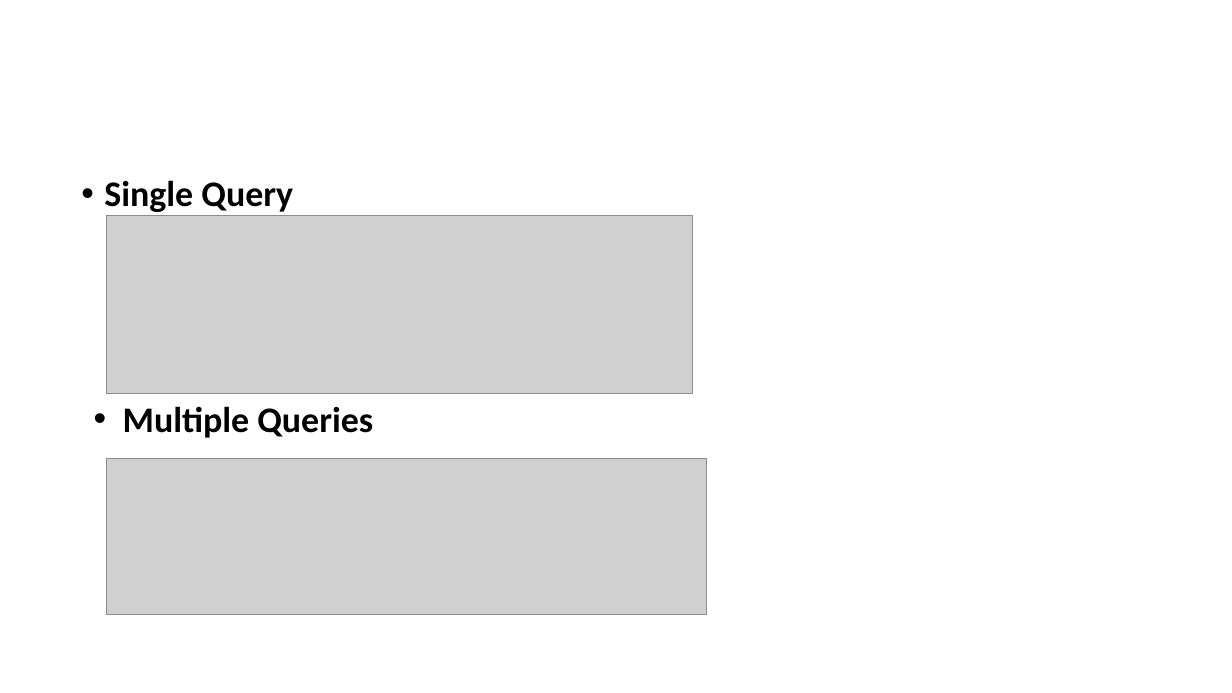
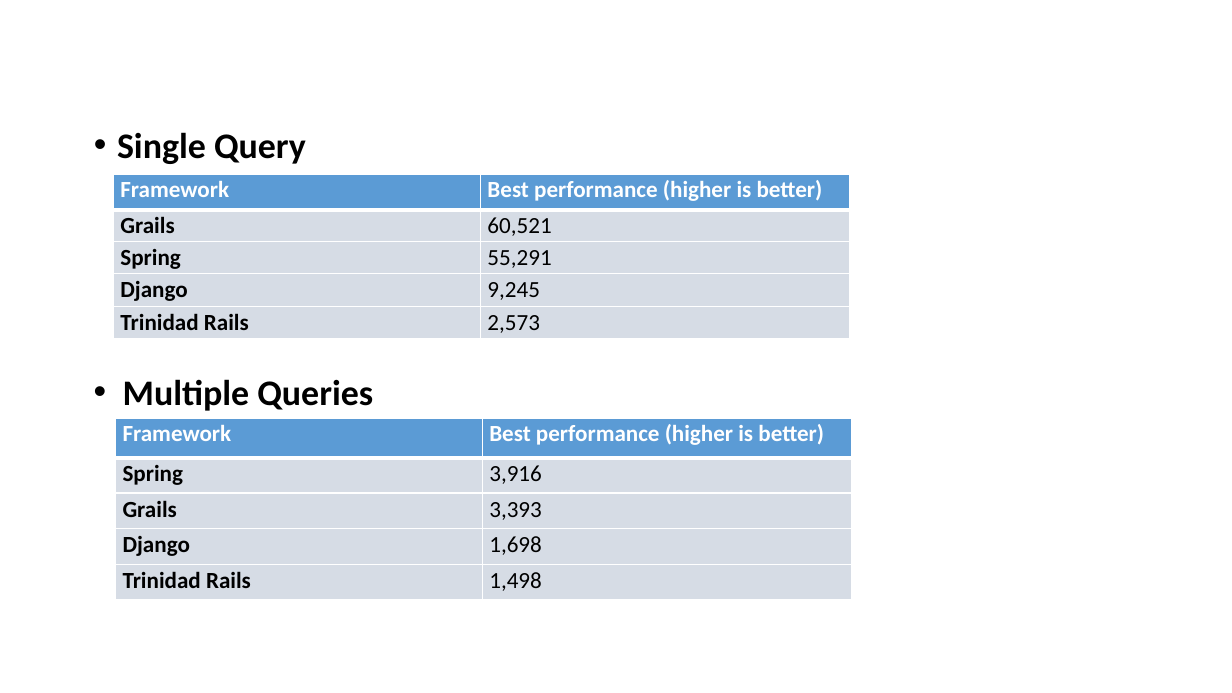
Before and after one commit to rahulparekh/ser422-critical-inquiry, a slide deck: slide 9 of SSFCfinal.pptx. Drawn at 1232x693 pixels with LibreOffice and Linux fonts; fonts in the diff are those of the drawing; grey boxes stand for pictures. Boxes give left, top, right and bottom in pixels: in the first picture for what was removed or moved away, otherwise in the second. Text is boxed around its words. In the diff, an @@ line names an element or a change of style, - is before the commit and + after.

```diff
--- a/SSFCfinal.pptx
+++ b/SSFCfinal.pptx
@@ text "Single Query": place and size @@
-text "Single Query" at [104, 180, 293, 212]
+text "Single Query" at [117, 132, 306, 164]
@@ table added at [114, 174, 850, 338], 5 rows, 2 columns @@
+Framework | Best performance (higher is better)
+Grails | 60,521
+Spring | 55,291
+Django | 9,245
+Trinidad Rails | 2,573
@@ picture removed at [106, 216, 692, 394] @@
@@ text "Multiple Queries": place and size @@
-text "Multiple Queries" at [123, 406, 373, 438]
+text "Multiple Queries" at [123, 379, 373, 411]
@@ table added at [116, 418, 851, 600], 5 rows, 2 columns @@
+Framework | Best performance (higher is better)
+Spring | 3,916
+Grails | 3,393
+Django | 1,698
+Trinidad Rails | 1,498
@@ picture removed at [106, 459, 707, 616] @@
```
Also in this commit, not shown: 9 other slides changed.
